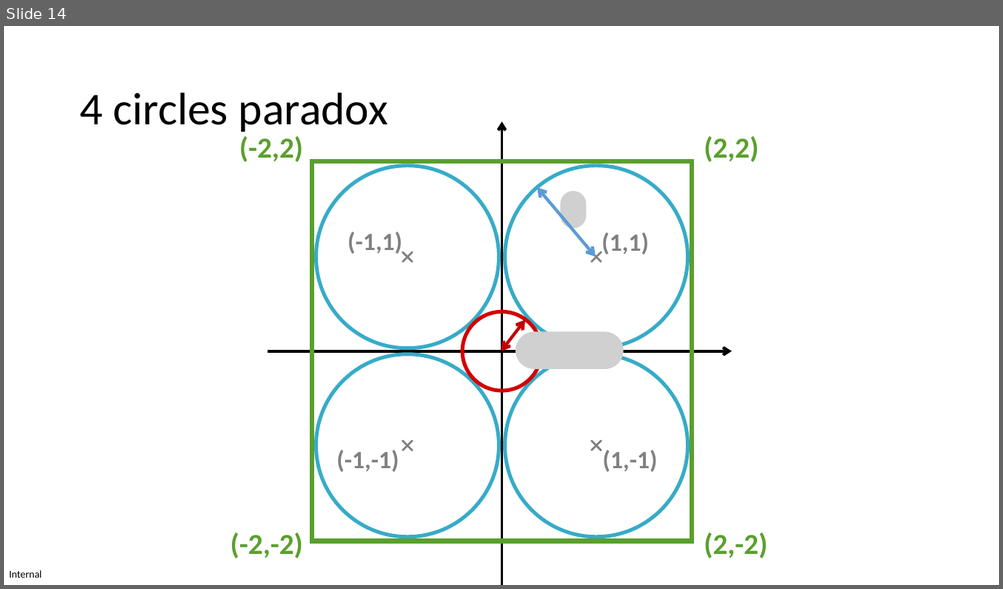
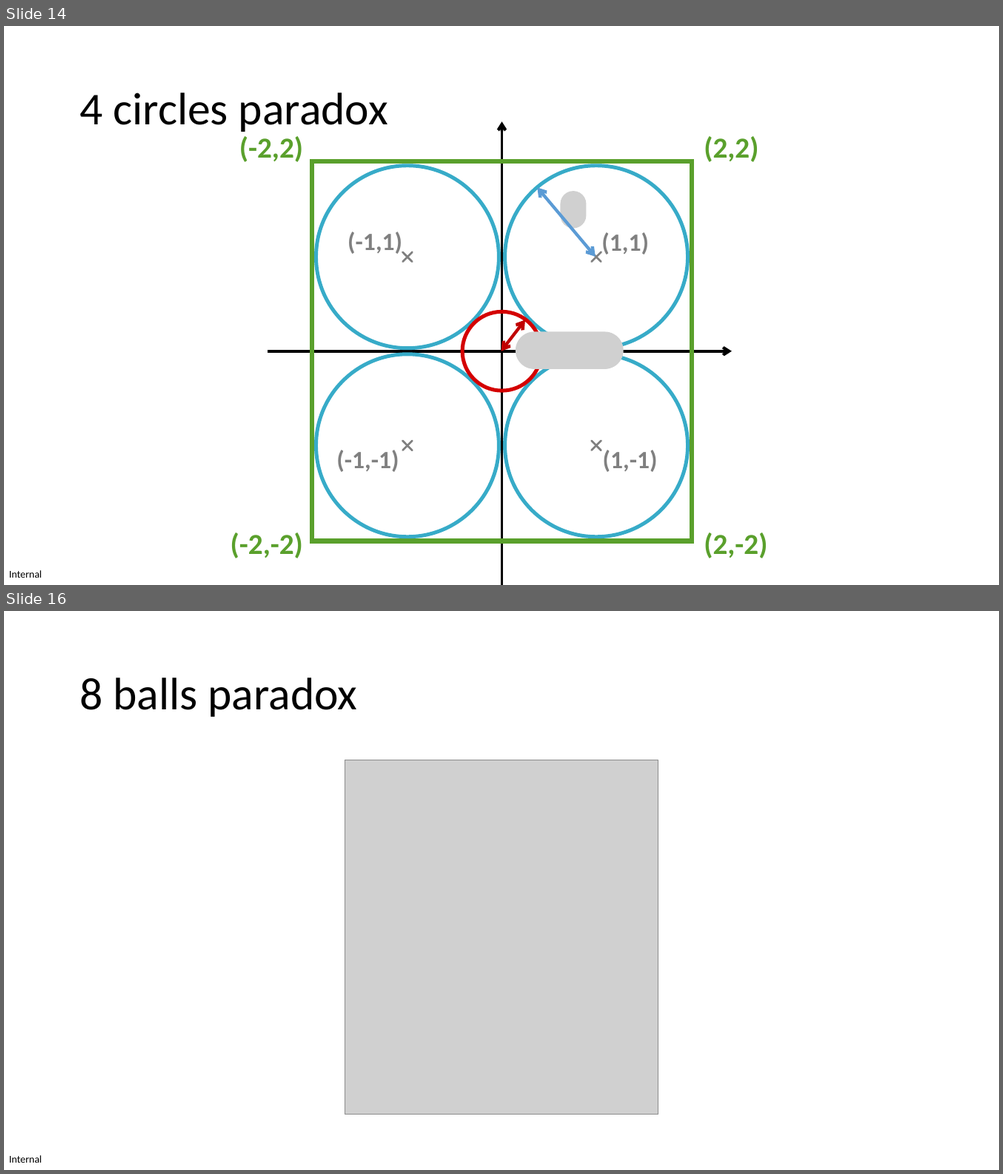
Before and after one commit to MICS-Lab/XmasPresentation2023PRFD, a slide deck: slides_x_mas_2023.pptx. Shown one above the other, each under a label of ours: slide 14 before the commit, slides 14 and 16 after it; the slides between them are not shown. The pictures are 1003x589 and 1003x1174 pixels, drawn with LibreOffice and Linux fonts; fonts in the diff are those of the drawing; grey boxes stand for pictures. Boxes give left, top, right and bottom in pixels: in the first picture for what was removed or moved away, otherwise in the second. Text is boxed around its words. In the diff, an @@ line names an element or a change of style, - is before the commit and + after.

Commit message:
8 balls paradox: cube

```diff
--- a/slides_x_mas_2023.pptx
+++ b/slides_x_mas_2023.pptx
@@ slide 16 added at (4, 611, 999, 1170), background #FFFFFF; not listed: 1 template element that a slide beside it also shows @@
@@ title added at (79, 678, 358, 717), 44 pt, text #000000 @@
+8 balls paradox
@@ picture added at (345, 760, 657, 1116) @@
```
